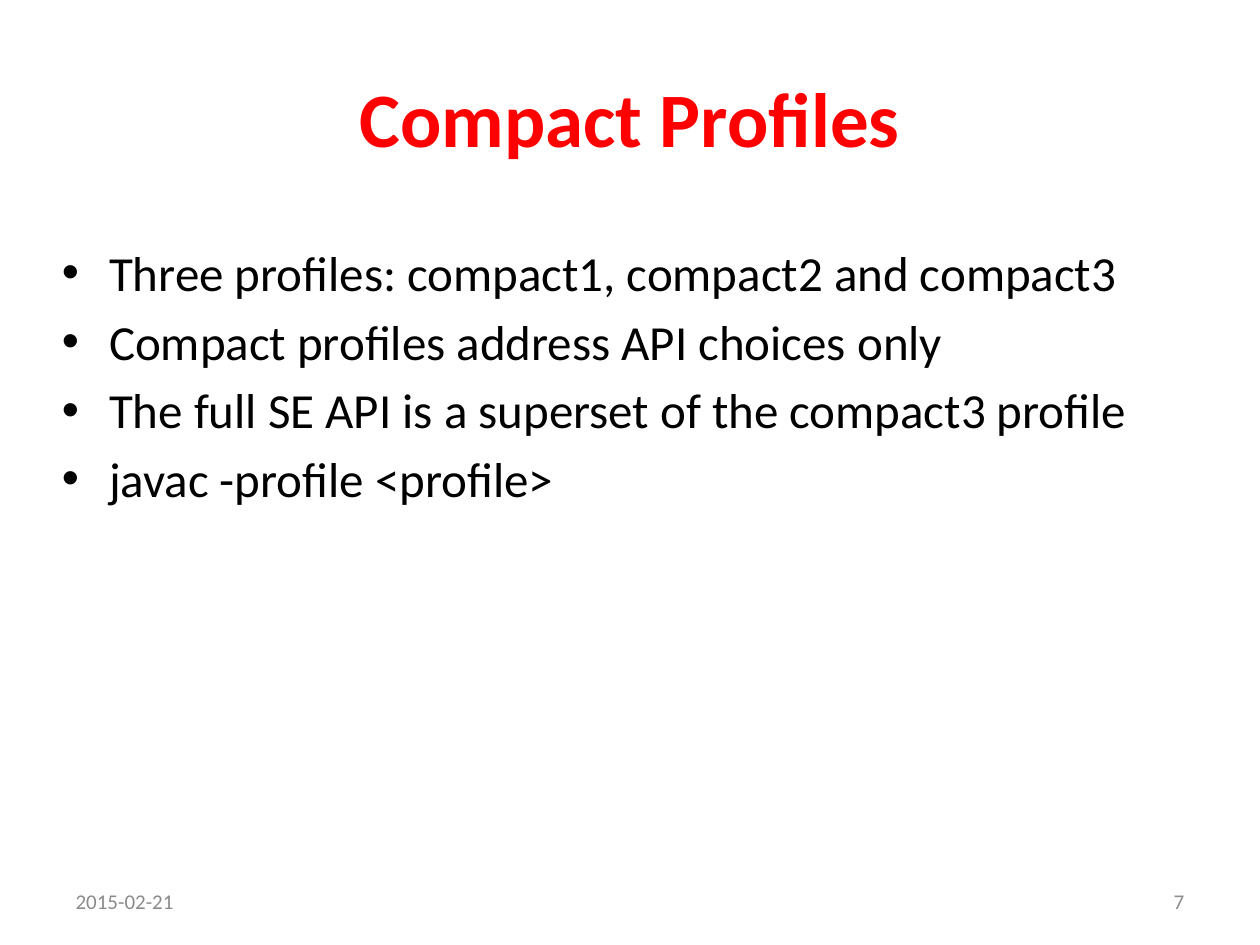
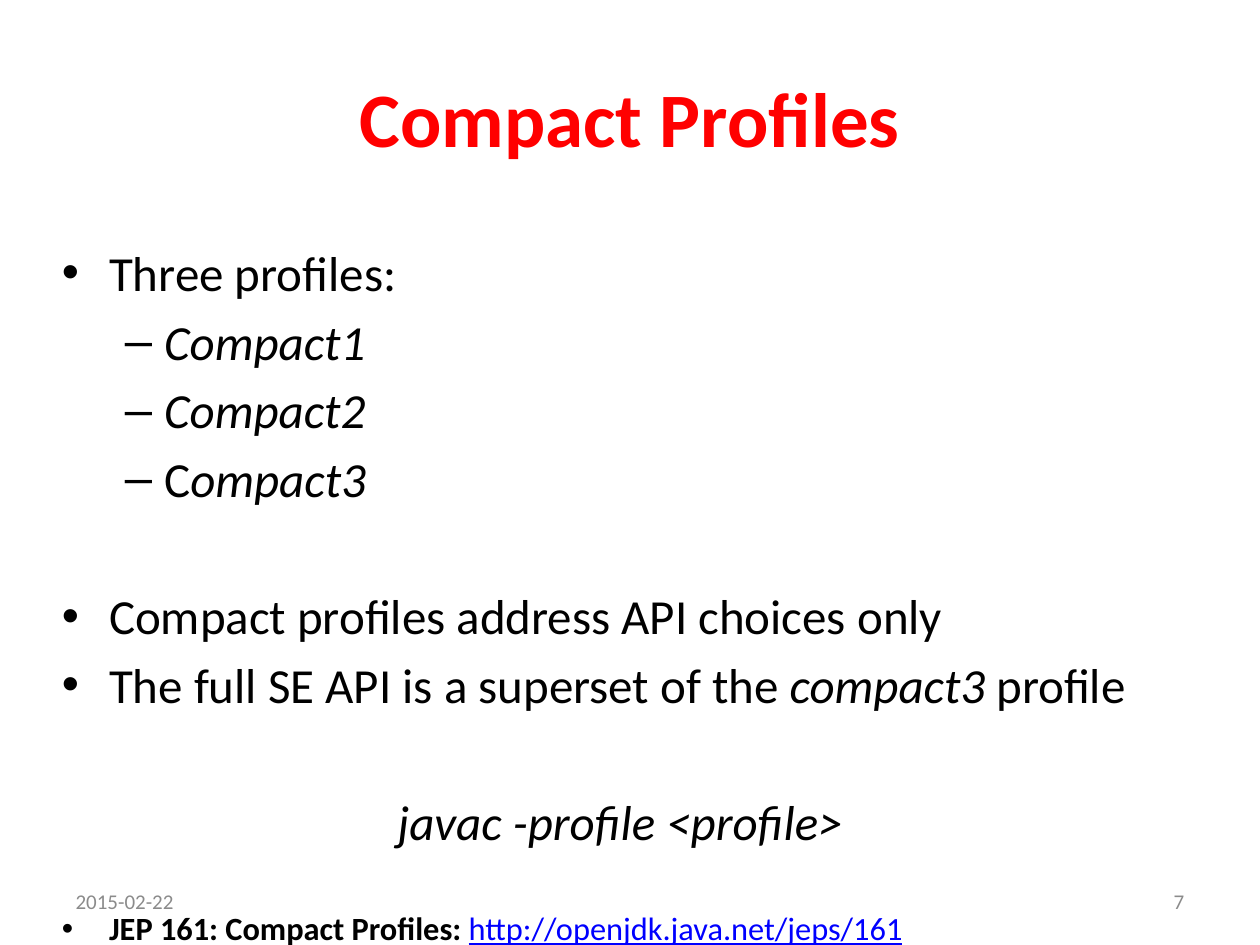
Before and after one commit to p-zalejko/jug_java8, a slide deck: slide 7 of jug.zg.java8/Java 8_prezentacja.ppsx. Drawn at 1260x945 pixels with LibreOffice and Linux fonts; fonts in the diff are those of the drawing. Boxes give left, top, right and bottom in pixels: in the first picture for what was removed or moved away, otherwise in the second. Text is boxed around its words. In the diff, an @@ line names an element or a change of style, - is before the commit and + after.

```diff
--- a/jug.zg.java8/Java 8_prezentacja.ppsx
+++ b/jug.zg.java8/Java 8_prezentacja.ppsx
@@ text at [109,257,396,505]: text changed; italic on @@
-• Three profiles: compact1, compact2 and compact3
+• Three profiles:
+  – Compact1
+  – Compact2
+  – Compact3
@@ text at [109,669,1125,848]: italic on in "compact3", "javac -profile <profile>"; alignment left to centre; bullet • to none @@
@@ text at [76,895,174,909]: text changed @@
-2015-02-21
+2015-02-22
@@ text at [109,917,903,945]: paragraph added @@
+• JEP 161: Compact Profiles: http://openjdk.java.net/jeps/161
```
Also in this commit, not shown: 29 other slides changed, 12 other files.
